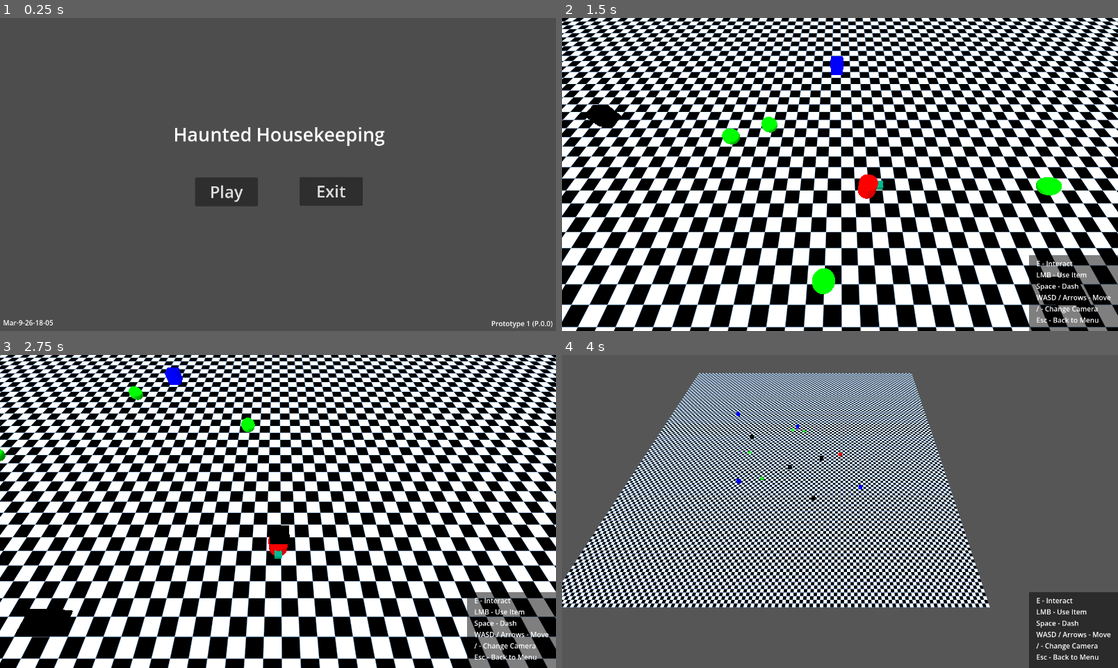
Above: before the commit, frames 1-4 (two rows, left to right).
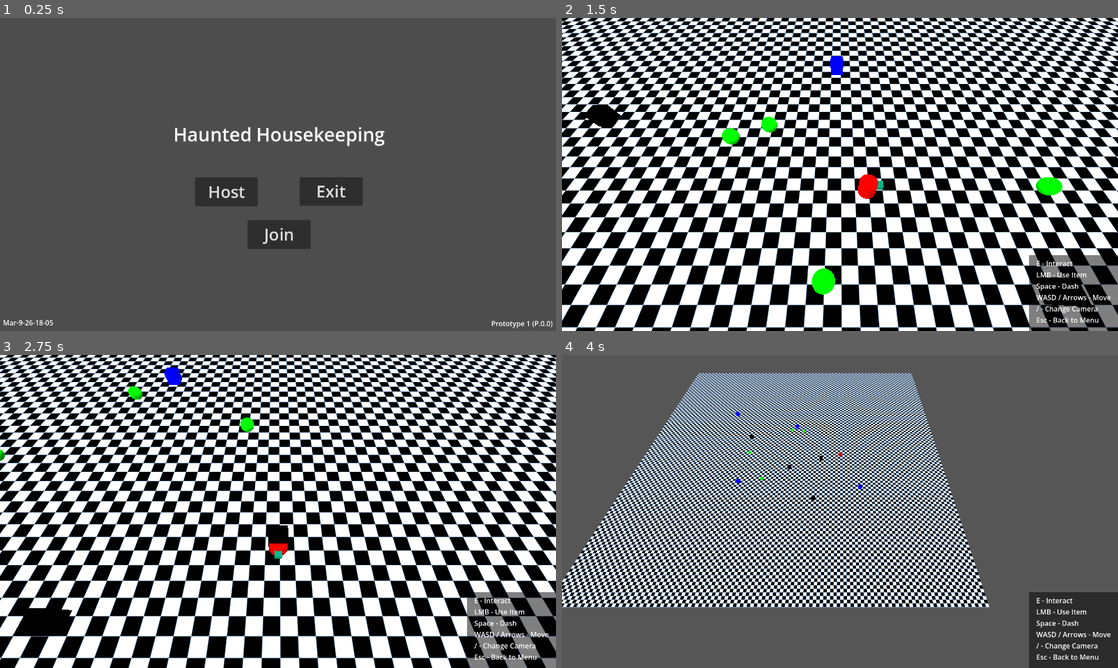
Above: after the commit, the same moments.

Repository: 0rbios/Haunted-Housekeeping
Game: Godot game, scene res://Maps/Main Menu/main_menu.tscn
Same seed, same stepped clock (60 frames per second), same inputs: the game is played once before the commit and once after it.
Inputs (mouse positions are in pixels of both pictures, inside the frame that each line leads up to):
- Up to frame 1 (0.25 s): no input
- Up to frame 2 (1.5 s): click "Play" (after the commit: "Host") at 0.5 s; move the mouse to (962, 158) at 1.27 s; hold D (Right) from 1.28 s (still down); tap Space (Dash) at 1.35 s
- Up to frame 3 (2.75 s): move the mouse to (166, 527) at 2.02 s; release D (Right) at 2.03 s; hold S (Down) from 2.03 s (still down); tap E (Interact) at 2.1 s
- Up to frame 4 (4 s): move the mouse to (895, 442) at 2.77 s; release S (Down) at 2.78 s; hold D (Right) 2.78-3.53 s; tap / (SwitchCam) at 2.85 s; move the mouse to (812, 574) at 3.52 s; hold W (Up) from 3.53 s (still down); click (812, 574) at 3.6 s

The runs differ from the first frame. In frame 1, 1.2% of the frame differs, in the area x 37-56%, y 53-74%; in frame 2, 12%; in frame 3, 23%, in the area x 0-100%, y 0-100%; in frame 4, 22%.

Commit message:
Added Host and Join Button - Host Can Create Server And Play Game

Diff:
--- a/Maps/Main Menu/Scripts/main_menu.gd
+++ b/Maps/Main Menu/Scripts/main_menu.gd
@@ -1,7 +1,12 @@
 extends Control
 
 func _play_pressed():
+	MultiplayerSettings.clientType = "host"
 	get_tree().change_scene_to_file("res://Temp/debug.tscn")
 
 func _exit_button():
 	get_tree().quit()
+
+func _join_pressed():
+	MultiplayerSettings.clientType = "client"
+	get_tree().change_scene_to_file("res://Temp/debug.tscn")
--- a/Maps/Main Menu/main_menu.tscn
+++ b/Maps/Main Menu/main_menu.tscn
@@ -35,13 +35,21 @@
 offset_bottom = 712.0
 text = "Mar-9-26-18-05"
 
-[node name="Play Button" type="Button" parent="CanvasLayer" unique_id=963611272]
+[node name="Host Button" type="Button" parent="CanvasLayer" unique_id=963611272]
 offset_left = 449.0
 offset_top = 367.0
 offset_right = 594.0
 offset_bottom = 433.0
 theme_override_font_sizes/font_size = 38
-text = "Play"
+text = "Host"
+
+[node name="Join Button" type="Button" parent="CanvasLayer" unique_id=1581908819]
+offset_left = 570.0
+offset_top = 465.0
+offset_right = 715.0
+offset_bottom = 531.0
+theme_override_font_sizes/font_size = 38
+text = "Join"
 
 [node name="Exit Button" type="Button" parent="CanvasLayer" unique_id=186765882]
 offset_left = 690.0
@@ -51,5 +59,6 @@
 theme_override_font_sizes/font_size = 38
 text = "Exit"
 
-[connection signal="pressed" from="CanvasLayer/Play Button" to="." method="_play_pressed"]
+[connection signal="pressed" from="CanvasLayer/Host Button" to="." method="_play_pressed"]
+[connection signal="pressed" from="CanvasLayer/Join Button" to="." method="_join_pressed"]
 [connection signal="pressed" from="CanvasLayer/Exit Button" to="." method="_exit_button"]
--- /dev/null
+++ b/Multiplayer/multiplayer_handler.gd
@@ -0,0 +1,34 @@
+extends Node
+
+const PORT = 6666
+const IPADDRESS = "localhost"
+
+const PLAYER = preload("res://Objects/Player/player.tscn")
+const CAM = preload("res://Objects/Camera/camera.tscn")
+
+func _ready():
+	if MultiplayerSettings.clientType == "host":
+		create_server()
+		spawn_player(multiplayer.get_unique_id())
+	else:
+		create_client()
+
+func create_server():
+	var peer = ENetMultiplayerPeer.new()
+	peer.create_server(PORT)
+	multiplayer.multiplayer_peer = peer
+
+func create_client():
+	var peer = ENetMultiplayerPeer.new()
+	peer.create_client(IPADDRESS, PORT)
+	multiplayer.multiplayer_peer = peer
+
+func spawn_player(playerID: int):
+	var player = PLAYER.instantiate()
+	player.name = str(playerID)
+	$"..".add_child.call_deferred(player)
+
+	var camera = CAM.instantiate()
+	camera.name = str(playerID) + "Cam"
+	camera.following = player
+	$"..".add_child.call_deferred(camera)
--- /dev/null
+++ b/Multiplayer/multiplayer_settings.gd
@@ -0,0 +1,3 @@
+extends Node
+
+var clientType: String
--- /dev/null
+++ b/Objects/Camera/camera.tscn
@@ -0,0 +1,7 @@
+[gd_scene format=3 uid="uid://cl876uiox5x3f"]
+
+[ext_resource type="Script" uid="uid://cqj1e0f7is52v" path="res://Objects/Camera/scripts/camera.gd" id="1_kbywb"]
+
+[node name="Camera" type="Camera3D" unique_id=2121184713]
+transform = Transform3D(1, 0, 0, 0, 0.49999997, 0.86602545, 0, -0.86602545, 0.49999997, 0, 0, 0)
+script = ExtResource("1_kbywb")
--- a/Temp/camera.gd
+++ b/Objects/Camera/scripts/camera.gd
@@ -5,7 +5,7 @@
 # Camera Switch
 var camMode = "normal"
 
-@onready var following = $"../Player"
+@onready var following
 
 # Functions --------------------
 
--- a/Temp/debug.tscn
+++ b/Temp/debug.tscn
@@ -1,11 +1,10 @@
 [gd_scene format=3 uid="uid://12wfu2blar8s"]
 
 [ext_resource type="PackedScene" uid="uid://dgpb73iltvv4b" path="res://Objects/Ground/ground.tscn" id="1_lvjdj"]
-[ext_resource type="PackedScene" uid="uid://bydgq1bvyaibu" path="res://Objects/Player/player.tscn" id="2_rdi1l"]
 [ext_resource type="PackedScene" uid="uid://dmjwhext3k31a" path="res://Objects/Pickups/pickup.tscn" id="3_rdi1l"]
 [ext_resource type="PackedScene" uid="uid://bu1xuria60y5g" path="res://Objects/Ghost/ghost.tscn" id="4_whauu"]
 [ext_resource type="PackedScene" uid="uid://dpcfbku5h8bpa" path="res://Objects/Dirt/dirt.tscn" id="5_ttnt2"]
-[ext_resource type="Script" uid="uid://cqj1e0f7is52v" path="res://Temp/camera.gd" id="6_jby4n"]
+[ext_resource type="Script" uid="uid://dcvauu71i073y" path="res://Multiplayer/multiplayer_handler.gd" id="6_jby4n"]
 [ext_resource type="PackedScene" uid="uid://7weh2gc0dfrp" path="res://Maps/HUD/hud.tscn" id="7_aieuy"]
 
 [sub_resource type="ProceduralSkyMaterial" id="ProceduralSkyMaterial_lvjdj"]
@@ -30,10 +29,6 @@
 environment = SubResource("Environment_txpwr")
 
 [node name="Ground" parent="." unique_id=1099433293 instance=ExtResource("1_lvjdj")]
-
-[node name="Player" parent="." unique_id=607617953 instance=ExtResource("2_rdi1l")]
-transform = Transform3D(1, 0, 0, 0, 1, 0, 0, 0, 1, 0, 0.5, 0)
-linear_damp = 13.0
 
 [node name="Object" parent="." unique_id=194550230 instance=ExtResource("3_rdi1l")]
 transform = Transform3D(1, 0, 0, 0, 1, 0, 0, 0, 1, 0.46212244, 2.731835, -11)
@@ -79,8 +74,7 @@
 transform = Transform3D(1, 0, 0, 0, 1, 0, 0, 0, 1, 10.073324, 0.5394399, 4.949362)
 cleanedBy = ["mop"]
 
-[node name="Camera" type="Camera3D" parent="." unique_id=21355786]
-transform = Transform3D(1, 0, 0, 0, 0.49999997, 0.86602545, 0, -0.86602545, 0.49999997, 0, 8.5, 5)
+[node name="HUD" parent="." unique_id=1026730231 instance=ExtResource("7_aieuy")]
+
+[node name="Multiplayer Handler" type="Node" parent="." unique_id=1774263206]
 script = ExtResource("6_jby4n")
-
-[node name="HUD" parent="." unique_id=1026730231 instance=ExtResource("7_aieuy")]
--- a/project.godot
+++ b/project.godot
@@ -15,11 +15,14 @@
 run/main_scene="uid://dttw5tp4dbpv7"
 config/features=PackedStringArray("4.6", "Forward Plus")
 
+[autoload]
+
+MultiplayerSettings="*uid://pkhgq28kmmro"
+
 [display]
 
 window/size/viewport_width=1280
 window/size/viewport_height=720
-window/size/mode=3
 window/size/resizable=false
 window/stretch/mode="viewport"
 
Not shown, added: Multiplayer/multiplayer_handler.gd.uid
Not shown, added: Multiplayer/multiplayer_settings.gd.uid
Renamed: Temp/camera.gd.uid -> Objects/Camera/scripts/camera.gd.uid
